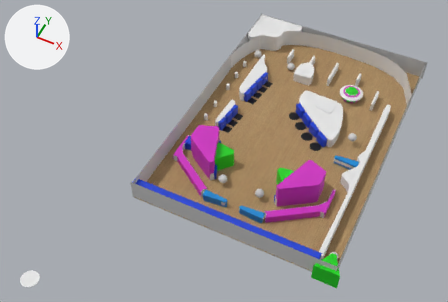
The COLLADA model output.dae, before and after one commit.
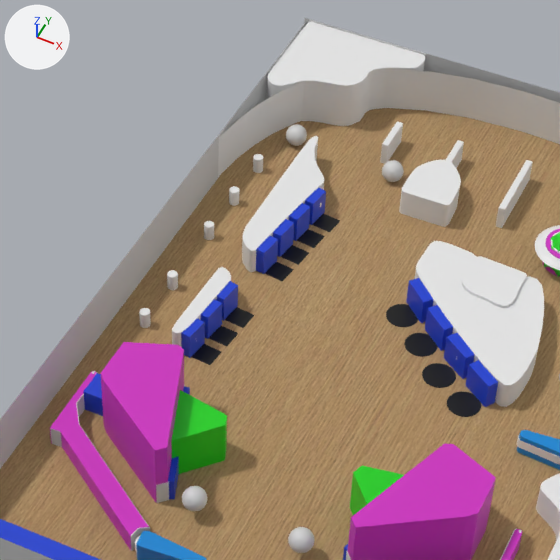
Old and new are each drawn whole from a 50 mm camera at (10.35, -13.57, 14.9) aimed at (4.58, -2.02, 0.46) and again close up on the part from 35% to 78% of the width and 3% to 66% of the height. The axes (+X, +Y, +Z) are drawn at upper left. The lights are the same throughout. Where no turn or scale is listed for an object, it has been applied to the vertices.
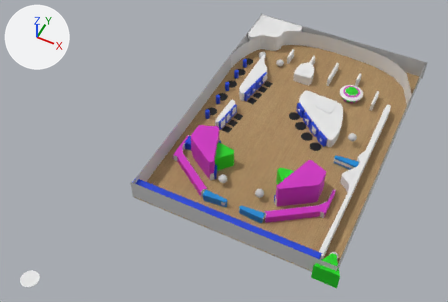
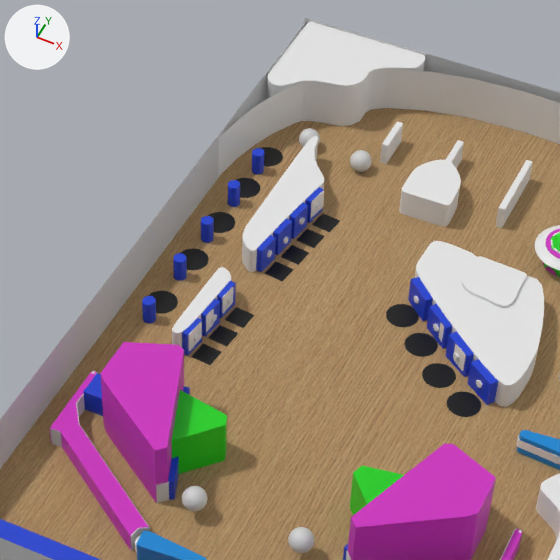
Commit message: Add a set of targets to the left of the play field. Must hit the pins to activate them.

What differs and where, as boxes (x1, y1, x2, y2) in the close-ups (560 x 560 px):
'SWITCH_010', moved
    before: (466, 360, 498, 407)
    after: (467, 359, 498, 405)
'SWITCH_011', moved
    before: (444, 333, 475, 379)
    after: (445, 331, 474, 377)
'SWITCH_012', moved
    before: (425, 305, 453, 351)
    after: (427, 304, 452, 349)
'SWITCH_013', moved
    before: (406, 278, 433, 323)
    after: (408, 277, 433, 321)
'BALL_0', moved
    before: (382, 160, 404, 182)
    after: (350, 150, 372, 172)
'SWITCH_014', moved
    before: (181, 319, 205, 358)
    after: (182, 318, 202, 356)
'SWITCH_017', moved
    before: (256, 236, 278, 274)
    after: (256, 235, 276, 272)
'SWITCH_015', moved
    before: (201, 299, 222, 339)
    after: (201, 299, 220, 337)
'SWITCH_018', moved
    before: (273, 219, 294, 257)
    after: (273, 218, 292, 255)
'SWITCH_016', moved
    before: (217, 281, 238, 320)
    after: (217, 281, 236, 318)
'SWITCH_019', moved
    before: (289, 203, 310, 241)
    after: (289, 203, 308, 239)
'SWITCH_020', moved
    before: (305, 188, 326, 225)
    after: (305, 187, 324, 223)
'BALL_5', moved
    before: (286, 124, 307, 146)
    after: (299, 128, 320, 147)
'LIGHT_011', added (black)
    after: (148, 291, 178, 313)
'LIGHT_012', added (black)
    after: (180, 248, 209, 270)
'LIGHT_013', added (black)
    after: (208, 212, 235, 233)
'LIGHT_014', added
    after: (236, 178, 260, 198)
'SWITCH_021', added
    after: (142, 296, 156, 323)
'SWITCH_022', added
    after: (173, 253, 187, 280)
'SWITCH_023', added
    after: (201, 216, 214, 243)
'LIGHT_015', added
    after: (261, 147, 283, 167)
'SWITCH_024', added
    after: (228, 180, 240, 207)
'SWITCH_025', added
    after: (252, 148, 264, 174)
'PV_left_pin_002', moved (not visible afterwards)
    before: (167, 270, 178, 290)
'PV_left_pin_001', moved (not visible afterwards)
    before: (139, 308, 151, 328)

Edits to the bpy script that builds the scene:
```text
Change ob_switch_020:
    ob_switch_020.location: (4.19, 1.94, 0.15) -> (4.15, 1.95, 0.15)
Change ob_switch_019:
    ob_switch_019.location: (4.14, 1.59, 0.15) -> (4.1, 1.6, 0.15)
Change ob_switch_018:
    ob_switch_018.location: (4.08, 1.24, 0.15) -> (4.05, 1.26, 0.15)
Change ob_switch_017:
    ob_switch_017.location: (4.04, 0.89, 0.15) -> (4.0, 0.91, 0.15)
Change ob_switch_016:
    ob_switch_016.location: (3.95, -0.02, 0.15) -> (3.91, 0.0, 0.15)
Change ob_switch_015:
    ob_switch_015.location: (3.92, -0.37, 0.15) -> (3.88, -0.35, 0.15)
Change ob_switch_014:
    ob_switch_014.location: (3.87, -0.73, 0.15) -> (3.83, -0.71, 0.15)
Change ob_switch_013:
    ob_switch_013.location: (5.95, 0.98, 0.15) -> (5.96, 1.02, 0.15)
Change ob_switch_012:
    ob_switch_012.location: (6.32, 0.67, 0.15) -> (6.32, 0.71, 0.15)
Change ob_switch_011:
    ob_switch_011.location: (6.69, 0.36, 0.15) -> (6.69, 0.4, 0.15)
Change ob_pv_left_pin_002:
    ob_pv_left_pin_002.location: (3.21, 0.07, 0.09) -> (3.21, 0.27, 0.09)
Change ob_ball_5:
    ob_ball_5.location: (3.42, 3.11, 0.13) -> (3.6, 3.11, 0.13)
Change ob_ball_0:
    ob_ball_0.location: (4.78, 3.0, 0.13) -> (4.35, 3.0, 0.13)
Change ob_pv_left_pin_001:
    ob_pv_left_pin_001.location: (3.21, -0.63, 0.09) -> (3.21, -0.53, 0.09)
Change ob_switch_010:
    ob_switch_010.location: (7.06, 0.07, 0.15) -> (7.07, 0.1, 0.15)
Add ob_switch_021:
    ob_switch_021 = bpy.data.objects.new('SWITCH_021', me_cylinder_011)  # an 8-sided cylinder along z spanning x -0.081..0.081, y -0.081..0.081, z -0.153..0.153; in mat_ghosts (blue #153ed1)
    ob_switch_021.location = (3.21, -0.53, 0.14)
Add ob_light_011:
    ob_light_011 = bpy.data.objects.new('LIGHT_011', me_cylinder_001)  # 32 vertices, 30 faces; spans x -0.191..0.191, y -0.191..0.191, z 0.001; in mat_circle_insert_100 (picture img_circle_insert_100_png)
    ob_light_011.location = (3.21, -0.22, 0.0)
Add ob_light_012:
    ob_light_012 = bpy.data.objects.new('LIGHT_012', me_cylinder_001.copy())
    ob_light_012.location = (3.21, 0.59, 0.0)
Add ob_light_013:
    ob_light_013 = bpy.data.objects.new('LIGHT_013', me_cylinder_001.copy())
    ob_light_013.location = (3.21, 1.32, 0.0)
Add ob_light_015:
    ob_light_015 = bpy.data.objects.new('LIGHT_015', me_cylinder_001.copy())
    ob_light_015.location = (3.21, 2.7, 0.0)
Add ob_light_014:
    ob_light_014 = bpy.data.objects.new('LIGHT_014', me_cylinder_001.copy())
    ob_light_014.location = (3.21, 2.04, 0.0)
Add ob_switch_022:
    ob_switch_022 = bpy.data.objects.new('SWITCH_022', me_cylinder_017)  # an 8-sided cylinder along z spanning x -0.081..0.081, y -0.081..0.081, z -0.153..0.153; in mat_ghosts_015 (blue #153ed1)
    ob_switch_022.location = (3.2, 0.27, 0.14)
Add ob_switch_023:
    ob_switch_023 = bpy.data.objects.new('SWITCH_023', me_cylinder_018)  # an 8-sided cylinder along z spanning x -0.081..0.081, y -0.081..0.081, z -0.153..0.153; in mat_ghosts_016 (blue #153ed1)
    ob_switch_023.location = (3.2, 1.0, 0.14)
Add ob_switch_024:
    ob_switch_024 = bpy.data.objects.new('SWITCH_024', me_cylinder_019)  # an 8-sided cylinder along z spanning x -0.081..0.081, y -0.081..0.081, z -0.153..0.153; in mat_ghosts_017 (blue #153ed1)
    ob_switch_024.location = (3.2, 1.73, 0.14)
Add ob_switch_025:
    ob_switch_025 = bpy.data.objects.new('SWITCH_025', me_cylinder_020)  # an 8-sided cylinder along z spanning x -0.081..0.081, y -0.081..0.081, z -0.153..0.153; in mat_ghosts_018 (blue #153ed1)
    ob_switch_025.location = (3.21, 2.41, 0.14)
```
